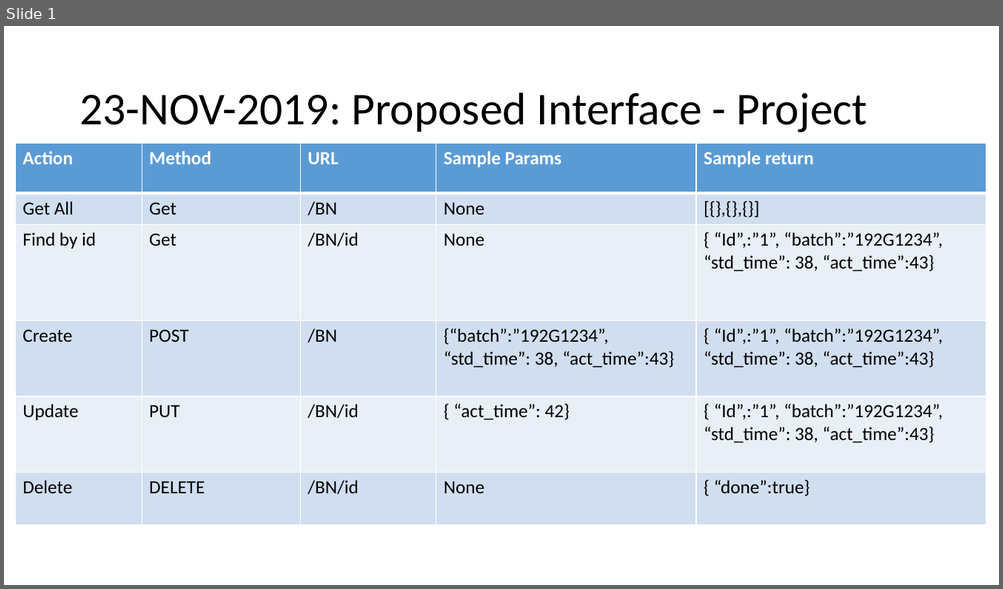
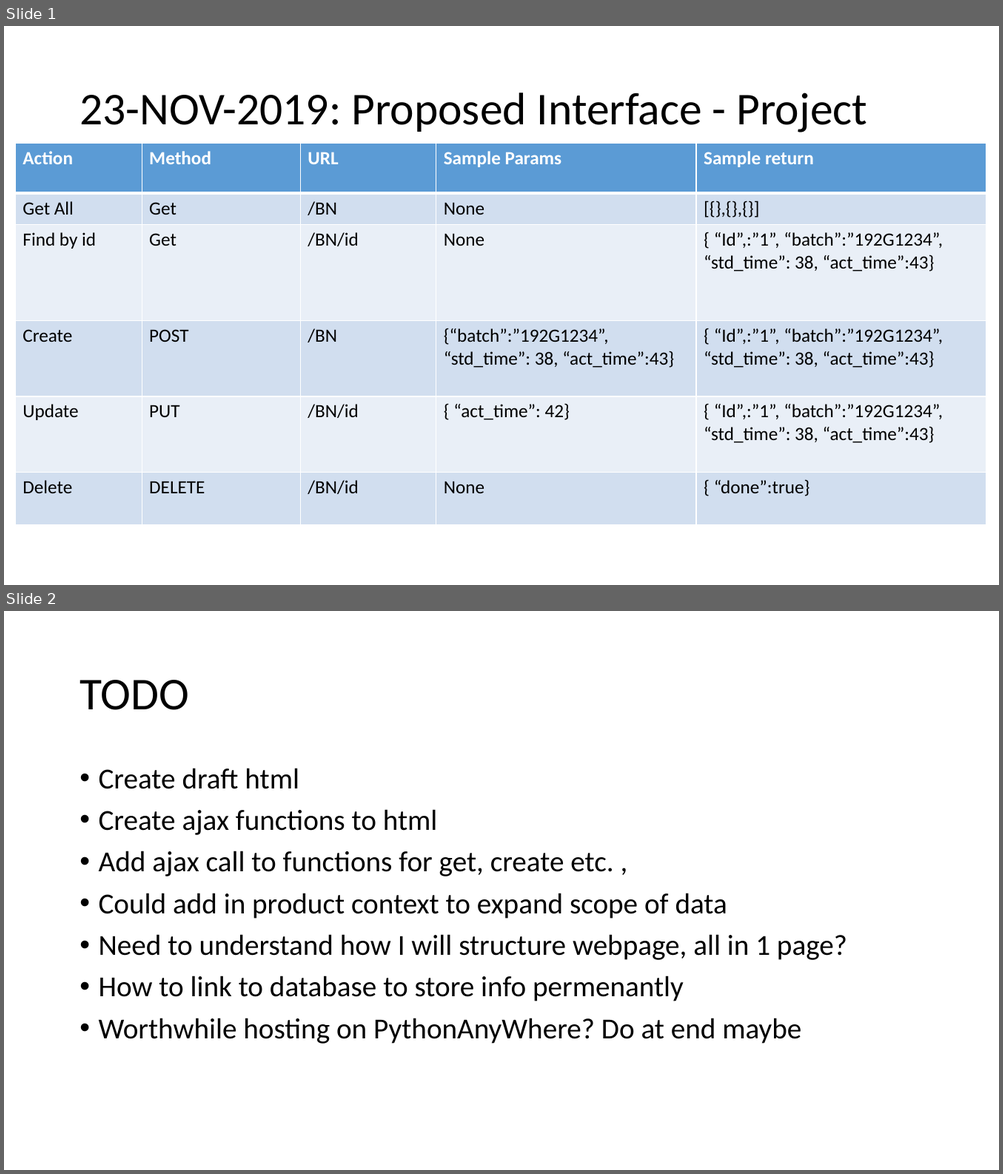
Before and after one commit to healyshane/dataRepresentation, a slide deck: project/plan.pptx. Shown one above the other, each under a label of ours: slide 1 before the commit, slides 1 and 2 after it. The pictures are 1003x589 and 1003x1174 pixels, drawn with LibreOffice and Linux fonts; fonts in the diff are those of the drawing. Boxes give left, top, right and bottom in pixels: in the first picture for what was removed or moved away, otherwise in the second. Text is boxed around its words. In the diff, an @@ line names an element or a change of style, - is before the commit and + after.

Commit message:
AJAX functionality

```diff
--- a/project/plan.pptx
+++ b/project/plan.pptx
@@ slide 2 added at (4, 611, 999, 1170), background #FFFFFF @@
@@ title added at (79, 680, 189, 710), 44 pt, text #000000 @@
+TODO
@@ text added at (99, 768, 847, 1044), 28 pt, text #000000 @@
+• Create draft html
+• Create ajax functions to html
+• Add ajax call to functions for get, create etc. ,
+• Could add in product context to expand scope of data
+• Need to understand how I will structure webpage, all in 1 page?
+• How to link to database to store info permenantly
+• Worthwhile hosting on PythonAnyWhere? Do at end maybe
```
Also in this commit, not shown: 8 other files.
